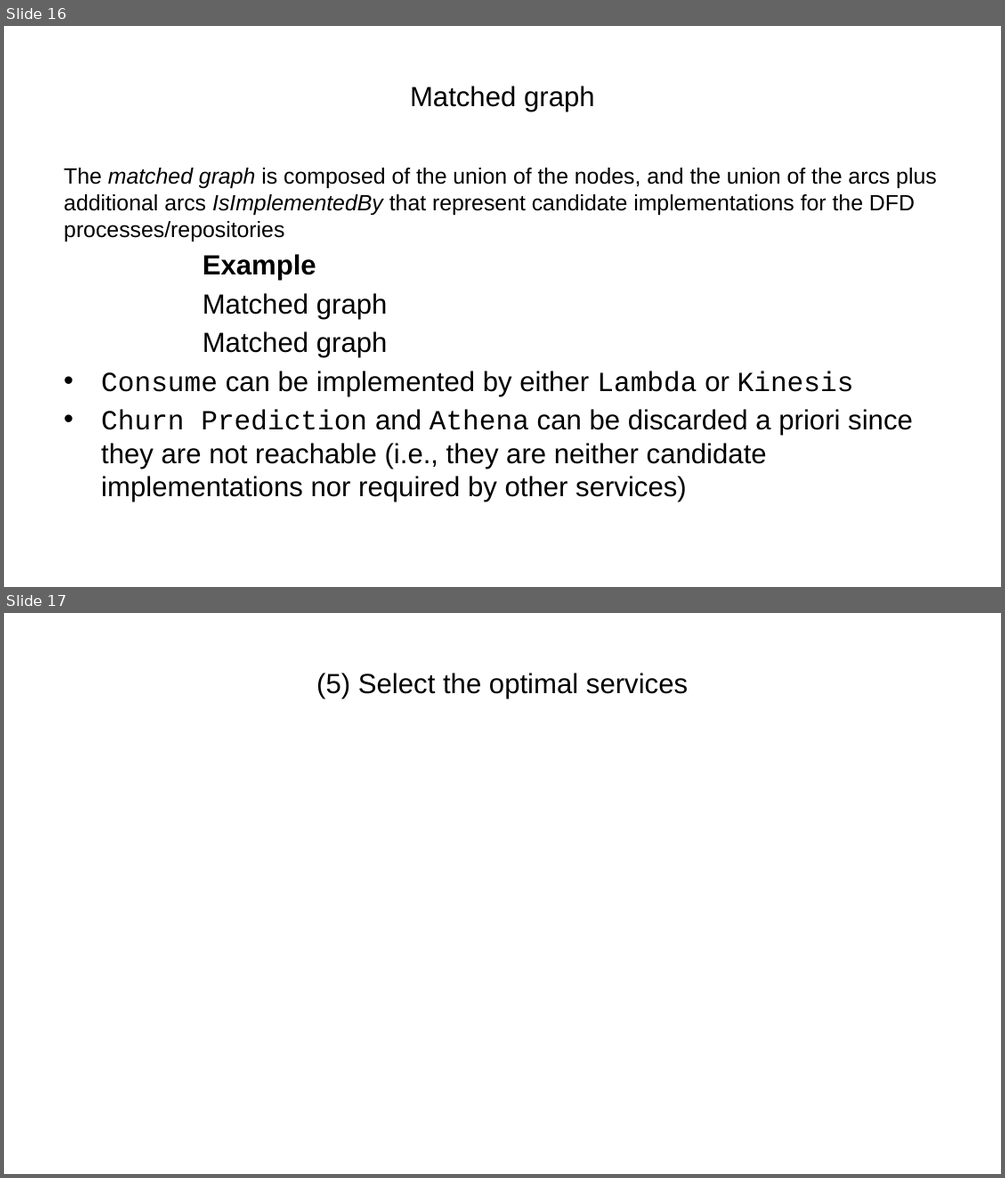
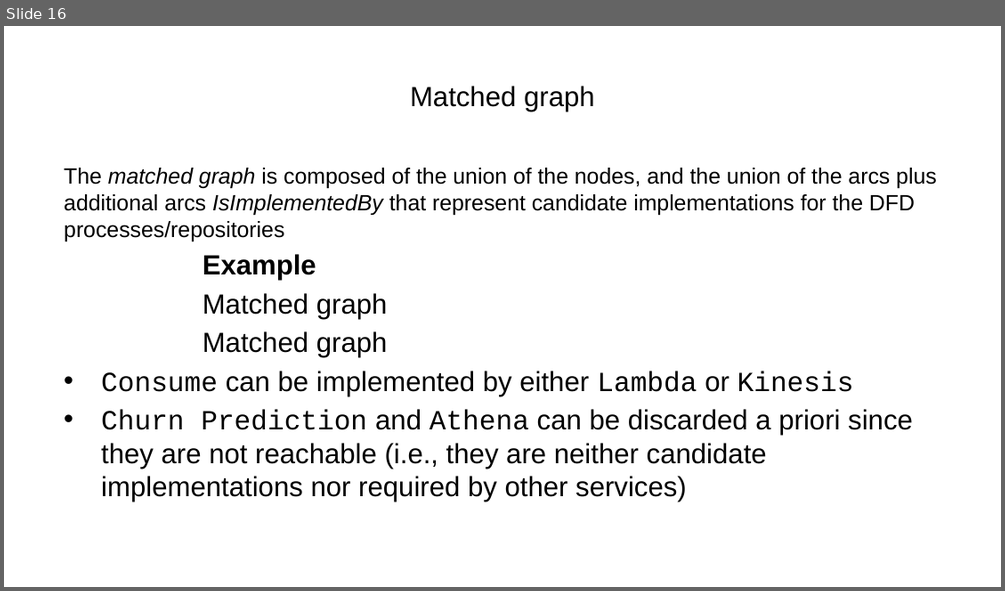
Before and after one commit to ManuelePasini/slides-markdown, a slide deck: dolap_2024_slides.pptx. Shown one above the other, each under a label of ours: slides 16 and 17 before the commit, slide 16 after it. The pictures are 1005x1178 and 1005x591 pixels, drawn with LibreOffice and Linux fonts; fonts in the diff are those of the drawing. Boxes give left, top, right and bottom in pixels: in the first picture for what was removed or moved away, otherwise in the second. Text is boxed around its words. In the diff, an @@ line names an element or a change of style, - is before the commit and + after.

```diff
--- a/dolap_2024_slides.pptx
+++ b/dolap_2024_slides.pptx
@@ slide 17 removed at [4,613,1001,1174], background #FFFFFF @@
@@ title removed at [316,673,688,698] @@
-(5) Select the optimal services
```
Also in this commit, not shown: 7 slides changed, 2 other files.
